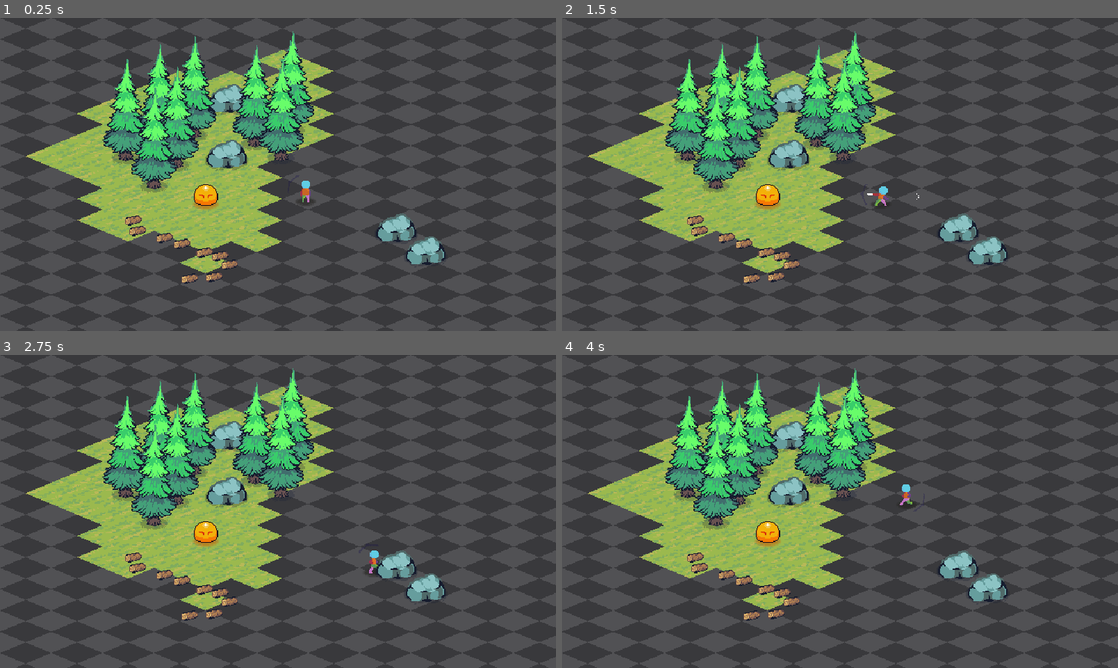
Above: before the commit, frames 1-4 (two rows, left to right).
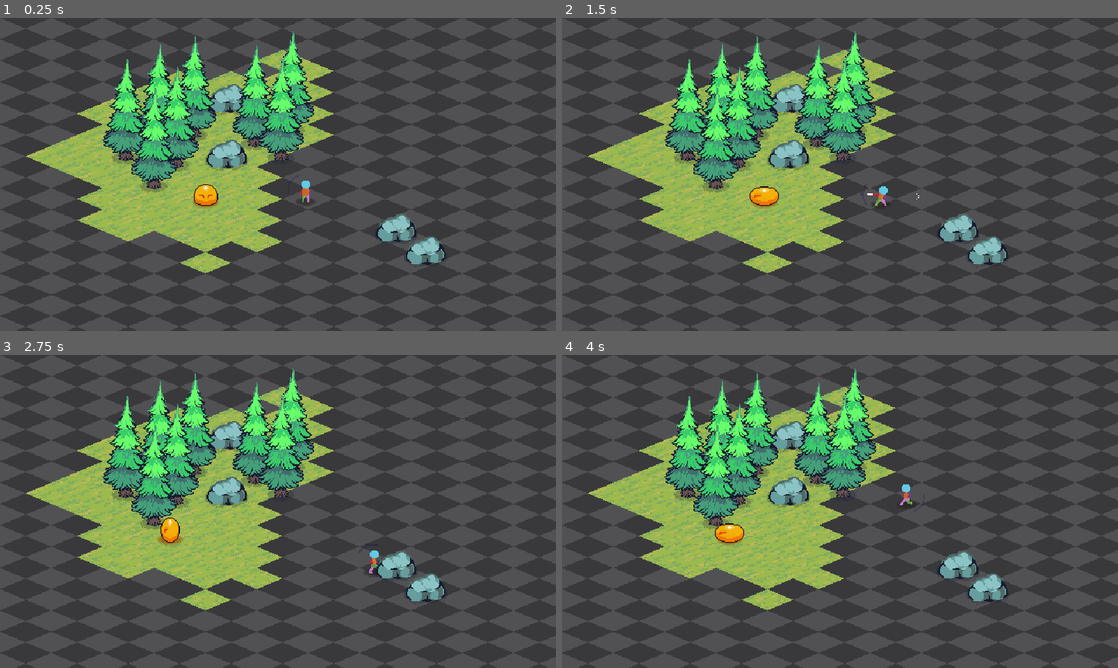
Above: after the commit, the same moments.

Repository: Hummerman1497/project-survival-craft
Game: Godot game, scene res://playground.tscn
Same seed, same stepped clock (60 frames per second), same inputs: the game is played once before the commit and once after it.
Inputs (mouse positions are in pixels of both pictures, inside the frame that each line leads up to):
- Up to frame 1 (0.25 s): no input
- Up to frame 2 (1.5 s): tap Enter at 0.5 s; move the mouse to (962, 158) at 0.52 s; press the mouse at (962, 158) at 0.53 s; hold D (right) 0.53-1.28 s; move the mouse to (728, 190) at 1.27 s; release the mouse at (728, 190) at 1.28 s; hold S (down) from 1.28 s (still down); tap Space (dodge) at 1.35 s
- Up to frame 3 (2.75 s): move the mouse to (333, 442) at 2.02 s; release S (down) at 2.03 s; hold D (right) from 2.03 s (still down); hold Shift (run) from 2.03 s (still down)
- Up to frame 4 (4 s): move the mouse to (812, 574) at 2.77 s; release D (right) at 2.78 s; release Shift (run) at 2.78 s; hold W (up) 2.78-3.53 s; click (812, 574) at 2.85 s; move the mouse to (1006, 558) at 3.52 s; hold A (left) from 3.53 s (still down); hold Space (dodge) from 3.53 s (still down)

The runs differ from the first frame. In frame 1, 0.7% of the frame differs, in the area x 22-43%, y 58-85%; in frame 2, 0.8%; in frame 3, 1.2%; in frame 4, 1.2%, in the area x 22-43%, y 53-85%.

Commit message:
enemy basic states and wanders

Diff:
--- a/Enteties/Enemy/Scripts/enemy.gd
+++ b/Enteties/Enemy/Scripts/enemy.gd
@@ -14,6 +14,13 @@
 
 @onready var animation_player: AnimationPlayer = $AnimationPlayer
 @onready var sprite_2d: Sprite2D = $Sprite2D
+@onready var state_machine: EnemyStateMachine = $EnemyStateMachine
+
+
+func _ready():
+	state_machine.initialize(self)
+	player = PlayerManager.player
+
 
 
 func _physics_process(_delta: float):
--- /dev/null
+++ b/Enteties/Enemy/Scripts/enemy_state_machine.gd
@@ -0,0 +1,48 @@
+class_name EnemyStateMachine extends Node
+
+
+var states : Array[EnemyState]
+var prev_state: EnemyState
+var current_state: EnemyState
+
+func _ready():
+	process_mode = Node.PROCESS_MODE_DISABLED
+
+
+func _process( delta ):
+	change_state( current_state.process(delta) )
+	pass
+
+
+func  _physics_process(delta):
+	change_state( current_state.physics( delta ))
+	pass
+
+
+func  initialize( _enemy : Enemy) -> void:
+	states = []
+
+	for c in get_children():
+		if c is EnemyState:
+			states.append( c )
+
+	for s in states:
+		s.enemy = _enemy
+		s.state_machine = self
+		s._init()
+
+	if states.size() > 0 :
+		change_state( states[0])
+		process_mode = Node.PROCESS_MODE_INHERIT
+
+
+func change_state( new_state: EnemyState) -> void:
+	if new_state == null || new_state == current_state:
+		return
+
+	if current_state:
+		current_state.exit()
+
+	prev_state = current_state
+	current_state = new_state
+	current_state.enter()
--- /dev/null
+++ b/Enteties/Enemy/Scripts/states/enemy_state.gd
@@ -0,0 +1,28 @@
+class_name EnemyState extends Node
+
+## Stores a reference to the enemy that this state belongs to
+var enemy : Enemy
+var state_machine : EnemyStateMachine
+
+## What happens when we initialize this state?
+func _init() -> void:
+	pass
+
+
+## What happens when the enemy enters this state?
+func enter() -> void:
+	pass
+
+
+## What happens when the enemy exits this state?
+func exit() ->void:
+	pass
+
+
+## Whta happen during the _process update in this state?
+func process(delta: float) -> EnemyState:
+	return null
+
+## What happens during the _physics_process update in this state?
+func physics(delta: float) -> EnemyState:
+	return null
--- /dev/null
+++ b/Enteties/Enemy/Scripts/states/enemy_state_idle.gd
@@ -0,0 +1,40 @@
+class_name EnemyStateIdle extends EnemyState
+
+@export var anim_name : String = "idle"
+@export_category("AI")
+@export var state_duration_min : float = 0.5
+@export var state_duration_max : float = 1.5
+@export var after_idle_state : EnemyState
+
+var _timer : float = 0.0
+
+
+## What happens when we initialize this state?
+func _init() -> void:
+	pass
+
+
+## What happens when the enemy enters this state?
+func enter() -> void:
+	enemy.velocity = Vector2.ZERO
+	_timer = randf_range( state_duration_min, state_duration_max )
+	enemy.update_animation( anim_name)
+	pass
+
+
+## What happens when the enemy exits this state?
+func exit() ->void:
+	pass
+
+
+## Whta happen during the _process update in this state?
+func process(delta: float) -> EnemyState:
+	_timer -= delta
+	if _timer <= 0:
+		return after_idle_state
+
+	return null
+
+## What happens during the _physics_process update in this state?
+func physics(delta: float) -> EnemyState:
+	return null
--- /dev/null
+++ b/Enteties/Enemy/Scripts/states/enemy_state_wander.gd
@@ -0,0 +1,46 @@
+class_name EnemyStateWander extends EnemyState
+
+@export var anim_name : String = "walk"
+@export var wander_speed : float = 20
+
+@export_category("AI")
+@export var state_animation_duration : float = 0.7
+@export var state_cycles_min : int = 1
+@export var state_cycles_max : int = 3
+@export var next_state : EnemyState
+
+var _timer : float = 0.0
+var _direction : Vector2
+
+
+## What happens when we initialize this state?
+func _init() -> void:
+	pass
+
+
+## What happens when the enemy enters this state?
+func enter() -> void:
+	_timer = randi_range( state_cycles_min, state_cycles_max ) * state_animation_duration
+	var rand = randi_range( 0, 3 )
+	_direction = enemy.DIR_4[ rand ]
+	enemy.velocity = _direction * wander_speed
+	enemy.set_direction( _direction )
+	enemy.update_animation( anim_name )
+	pass
+
+
+## What happens when the enemy exits this state?
+func exit() ->void:
+	pass
+
+
+## Whta happen during the _process update in this state?
+func process(delta: float) -> EnemyState:
+	_timer -= delta
+	if _timer <= 0:
+		return next_state
+	return null
+
+## What happens during the _physics_process update in this state?
+func physics(delta: float) -> EnemyState:
+	return null
--- a/Enteties/Enemy/Slime/Slime.tscn
+++ b/Enteties/Enemy/Slime/Slime.tscn
@@ -3,6 +3,9 @@
 [ext_resource type="Script" uid="uid://7kn8b3b7t5m6" path="res://Enteties/Enemy/Scripts/enemy.gd" id="1_2isxd"]
 [ext_resource type="Texture2D" uid="uid://kxt0sabj1ii3" path="res://Assets/Enemys/Shadow.png" id="1_63ss0"]
 [ext_resource type="Texture2D" uid="uid://c6vve31nf5bel" path="res://Assets/Enemys/Slime.png" id="2_2isxd"]
+[ext_resource type="Script" uid="uid://bfr17qdfrvqg5" path="res://Enteties/Enemy/Scripts/enemy_state_machine.gd" id="4_r864p"]
+[ext_resource type="Script" uid="uid://brq3lshb5mso3" path="res://Enteties/Enemy/Scripts/states/enemy_state_idle.gd" id="5_345ys"]
+[ext_resource type="Script" uid="uid://1i4hat4m11c3" path="res://Enteties/Enemy/Scripts/states/enemy_state_wander.gd" id="6_yp1ll"]
 
 [sub_resource type="CapsuleShape2D" id="CapsuleShape2D_r864p"]
 radius = 5.0
@@ -226,8 +229,8 @@
 script = ExtResource("1_2isxd")
 
 [node name="Sprite2DSchadow" type="Sprite2D" parent="." unique_id=1434173279]
-modulate = Color(0.7529412, 0.4509804, 0.08235294, 0.76862746)
-position = Vector2(0, 1)
+modulate = Color(0.5565215, 0.32714468, 0.044281393, 0.76862746)
+position = Vector2(0, -1)
 texture = ExtResource("1_63ss0")
 
 [node name="Sprite2D" type="Sprite2D" parent="." unique_id=1965066864]
@@ -244,3 +247,15 @@
 [node name="AnimationPlayer" type="AnimationPlayer" parent="." unique_id=1943441689]
 libraries/ = SubResource("AnimationLibrary_mstm7")
 autoplay = &"idle_S"
+
+[node name="EnemyStateMachine" type="Node" parent="." unique_id=1537213616]
+script = ExtResource("4_r864p")
+
+[node name="Idle" type="Node" parent="EnemyStateMachine" unique_id=1107041185 node_paths=PackedStringArray("after_idle_state")]
+script = ExtResource("5_345ys")
+after_idle_state = NodePath("../Wander")
+
+[node name="Wander" type="Node" parent="EnemyStateMachine" unique_id=1711334899 node_paths=PackedStringArray("next_state")]
+script = ExtResource("6_yp1ll")
+wander_speed = 30.0
+next_state = NodePath("../Idle")
--- /dev/null
+++ b/Globals/global_player_manager.gd
@@ -0,0 +1,4 @@
+extends Node
+
+
+var player : Player
--- a/Player/Scripts/player.gd
+++ b/Player/Scripts/player.gd
@@ -14,6 +14,7 @@
 signal AngleToMouse(angel_to_mouse: float)
 
 func _ready():
+	PlayerManager.player = self
 	state_machine.Initialize(self)
 	pass
 
@@ -124,7 +125,7 @@
 
 
 func pick_up_item(item_stats: Array, audio_pick_up : Array):
-	print("[Player] ",item_stats)
+	print("[P] Picked Up: ",item_stats)
 	if not audio_pick_up.is_empty():
 		audio_player.stream = audio_pick_up.pick_random()
 		audio_player.pitch_scale = randf_range(0.8 ,1.2)
--- a/playground.tscn
+++ b/playground.tscn
@@ -7,7 +7,6 @@
 [ext_resource type="PackedScene" uid="uid://dnf0texms50gr" path="res://Enteties/Enemy/Slime/Slime.tscn" id="8_v7dth"]
 [ext_resource type="PackedScene" uid="uid://m8co8hsv45rs" path="res://Props/rock.tscn" id="9_pi42a"]
 [ext_resource type="PackedScene" uid="uid://c8kxnac3hnwm5" path="res://Props/tree1.tscn" id="11_pio1y"]
-[ext_resource type="PackedScene" uid="uid://nu8qd2p41bvr" path="res://Enteties/Items/Wood/item_wood.tscn" id="12_te8jg"]
 
 [node name="Playground" type="Node2D" unique_id=2109808178]
 y_sort_enabled = true
@@ -65,33 +64,3 @@
 
 [node name="Tree8" parent="." unique_id=283687061 instance=ExtResource("11_pio1y")]
 position = Vector2(336, 125)
-
-[node name="item_wood" parent="." unique_id=248599883 instance=ExtResource("12_te8jg")]
-position = Vector2(153, 233)
-
-[node name="item_wood2" parent="." unique_id=113771476 instance=ExtResource("12_te8jg")]
-position = Vector2(158, 245)
-
-[node name="item_wood3" parent="." unique_id=1534339089 instance=ExtResource("12_te8jg")]
-position = Vector2(189, 253)
-
-[node name="item_wood4" parent="." unique_id=439787006 instance=ExtResource("12_te8jg")]
-position = Vector2(209, 260)
-
-[node name="item_wood5" parent="." unique_id=1116486008 instance=ExtResource("12_te8jg")]
-position = Vector2(235, 270)
-
-[node name="item_wood6" parent="." unique_id=288072649 instance=ExtResource("12_te8jg")]
-position = Vector2(253, 274)
-
-[node name="item_wood7" parent="." unique_id=1903519617 instance=ExtResource("12_te8jg")]
-position = Vector2(264, 284)
-
-[node name="item_wood8" parent="." unique_id=1045837772 instance=ExtResource("12_te8jg")]
-position = Vector2(246, 298)
-
-[node name="item_wood9" parent="." unique_id=1726403224 instance=ExtResource("12_te8jg")]
-position = Vector2(218, 300)
-
-[node name="item_wood10" parent="." unique_id=1354514186 instance=ExtResource("12_te8jg")]
-position = Vector2(218, 300)
--- a/project.godot
+++ b/project.godot
@@ -15,6 +15,10 @@
 config/features=PackedStringArray("4.7", "Forward Plus")
 config/icon="uid://dkp1sm18asqtu"
 
+[autoload]
+
+PlayerManager="*uid://idowtwj0knhy"
+
 [display]
 
 window/size/viewport_width=640
@@ -23,6 +27,10 @@
 window/size/window_height_override=1080
 window/stretch/mode="viewport"
 window/stretch/scale_mode="integer"
+
+[editor_plugins]
+
+enabled=PackedStringArray("res://addons/fancy_folder_colors/plugin.cfg")
 
 [file_customization]
 
Not shown, added: Enteties/Enemy/Scripts/enemy_state_machine.gd.uid
Not shown, added: Enteties/Enemy/Scripts/states/enemy_state.gd.uid
Not shown, added: Enteties/Enemy/Scripts/states/enemy_state_idle.gd.uid
Not shown, added: Enteties/Enemy/Scripts/states/enemy_state_wander.gd.uid
Not shown, added: Globals/global_player_manager.gd.uid
Not shown, added: addons/fancy_folder_colors/user/.gdignore
